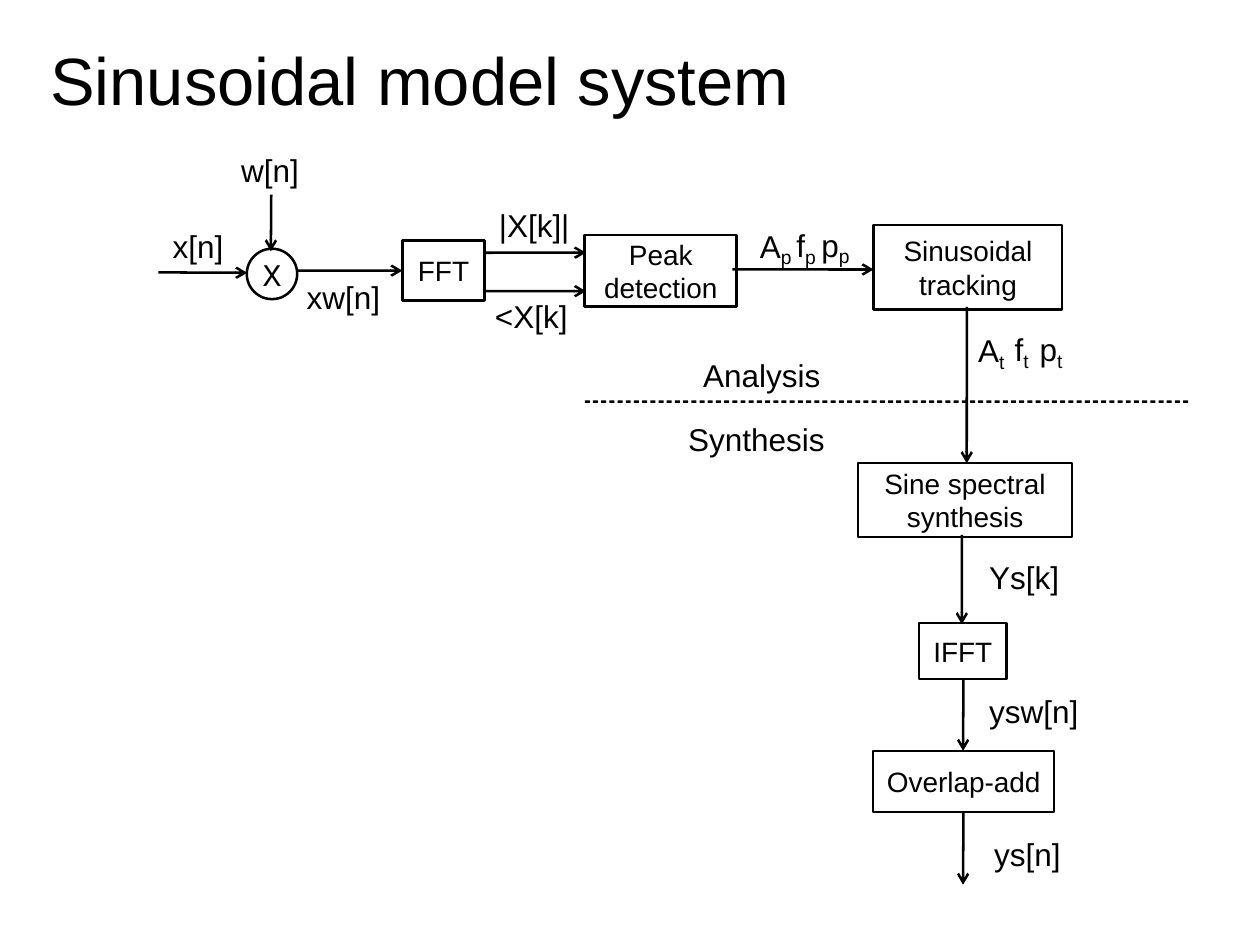
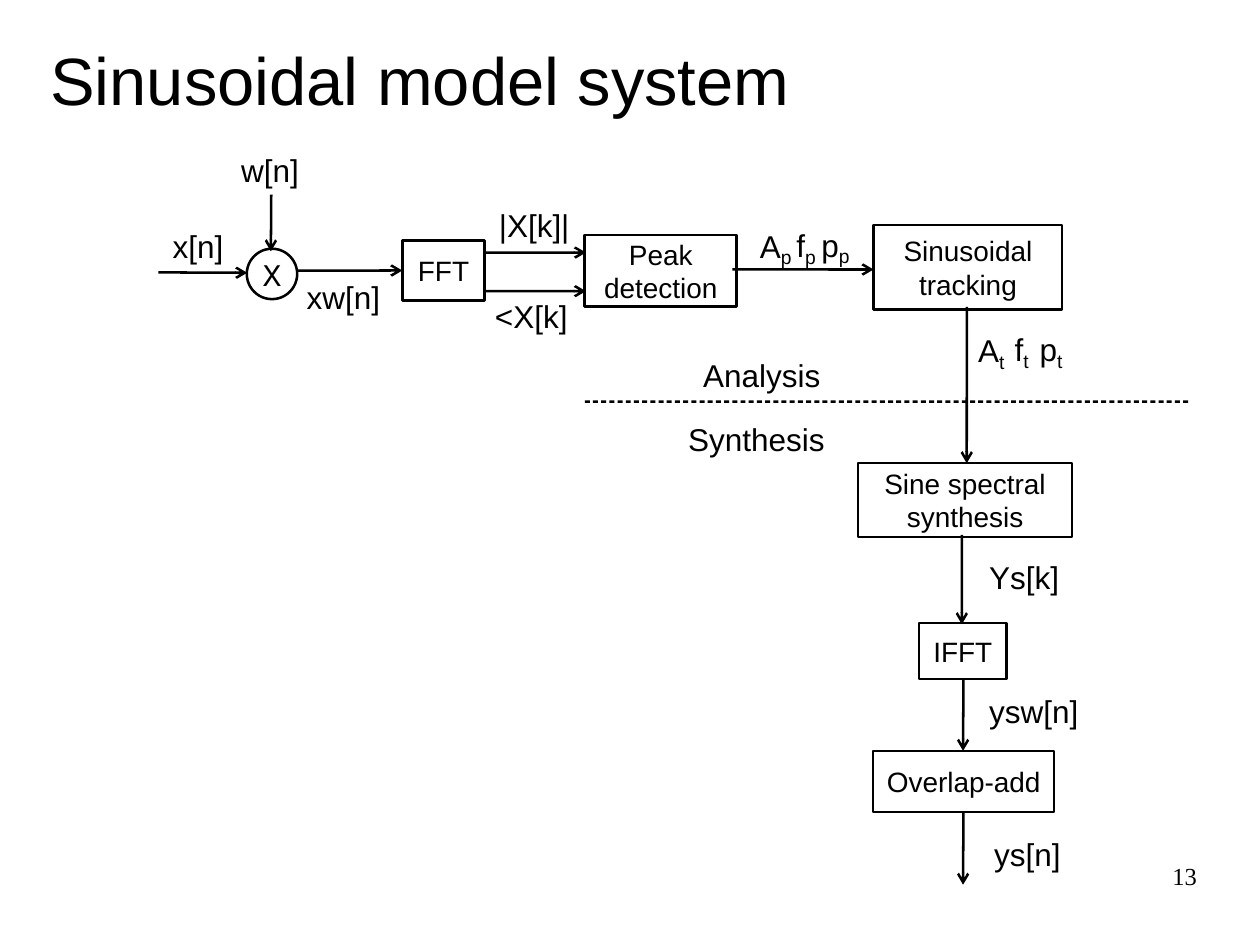
Before and after one commit to MTG/sms-tools, a slide deck: slide 13 of lectures/5-Sinusoidal-model/Sinusoidal-Model-2.odp. Drawn at 1260x945 pixels with LibreOffice and Linux fonts; fonts in the diff are those of the drawing. Boxes give left, top, right and bottom in pixels: in the first picture for what was removed or moved away, otherwise in the second. Text is boxed around its words. In the diff, an @@ line names an element or a change of style, - is before the commit and + after.

Commit message:
changes to lecture 7 and 8

```diff
--- a/lectures/5-Sinusoidal-model/Sinusoidal-Model-2.odp
+++ b/lectures/5-Sinusoidal-model/Sinusoidal-Model-2.odp
@@ page number added at bbox=[1172, 868, 1197, 886], 14 pt, text #000000 @@
+13
```
Also in this commit, not shown: 11 other slides changed, 43 other files.
